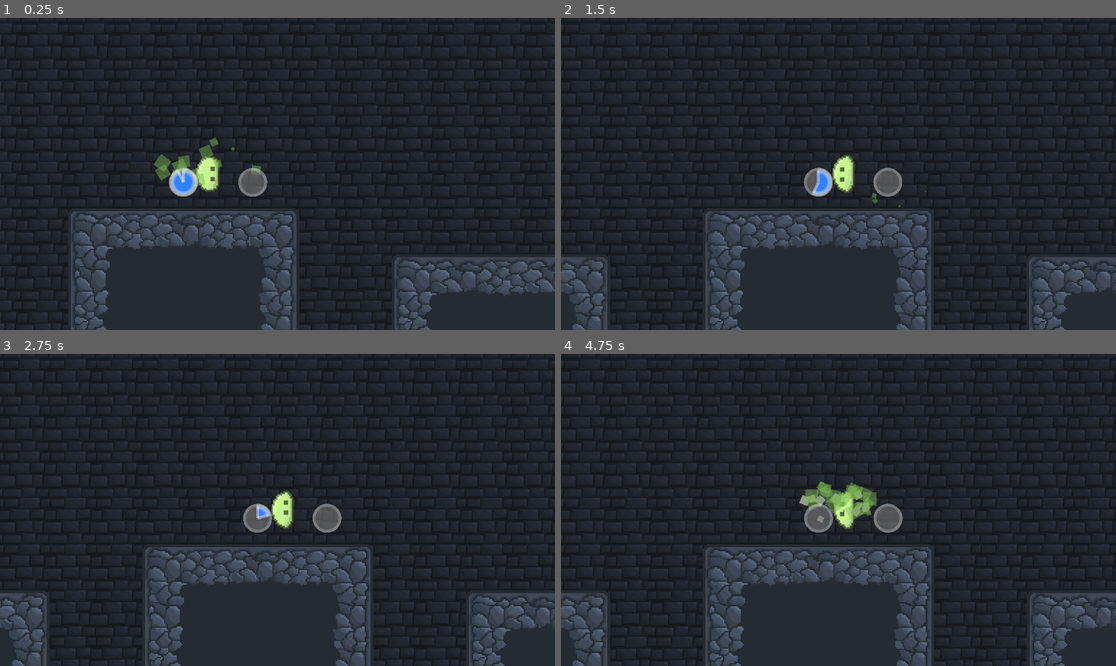
Above: before the commit, frames 1-4 (two rows, left to right).
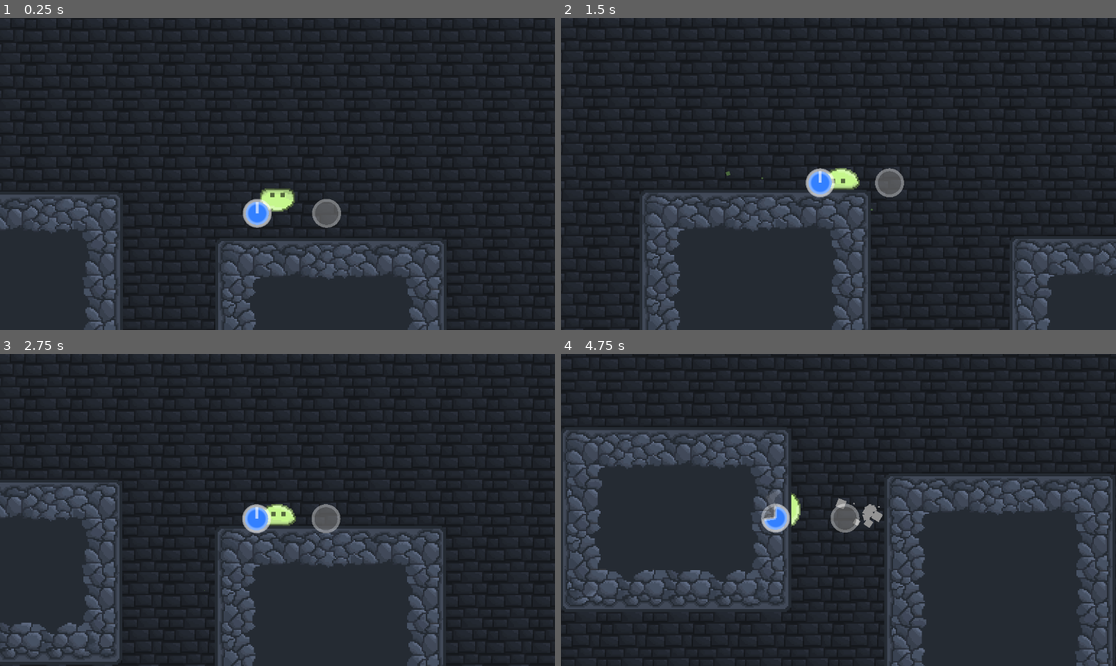
Above: after the commit, the same moments.

Repository: Z0nate/Nzara
Game: Godot game, scene res://Scenes/main.tscn
Same seed, same stepped clock (60 frames per second), same inputs: the game is played once before the commit and once after it.
Inputs (mouse positions are in pixels of both pictures, inside the frame that each line leads up to):
- Up to frame 1 (0.25 s): no input
- Up to frame 2 (1.5 s): tap Enter (ui_accept) at 0.5, 0.77 s; move the mouse to (960, 158) at 0.52 s; move the mouse to (727, 189) at 1.27 s
- Up to frame 3 (2.75 s): tap Enter (ui_accept) at 1.52 s; move the mouse to (333, 441) at 2.02 s
- Up to frame 4 (4.75 s): move the mouse to (810, 572) at 2.77 s; tap Enter (ui_accept) at 3.02, 3.77, 4.52 s; move the mouse to (1005, 556) at 3.52 s; move the mouse to (672, 463) at 4.27 s

The runs differ from the first frame. In frame 1, 17% of the frame differs, in the area x 0-100%, y 0-100%; in frame 2, 16%; in frame 3, 20%; in frame 4, 25%, in the area x 0-100%, y 1-100%.

Commit message:
map bug fix

Diff:
--- a/Scenes/tile_map_layer.tscn
+++ b/Scenes/tile_map_layer.tscn
@@ -267,7 +267,6 @@
 7:0/0 = 0
 7:0/0/physics_layer_0/polygon_0/points = PackedVector2Array(-16, -16, 16, -16, 16, 16, -16, 16)
 8:0/0 = 0
-8:0/0/physics_layer_0/polygon_0/points = PackedVector2Array(-16, -16, 16, -16, 16, 16, -16, 16)
 0:1/0 = 0
 1:1/0 = 0
 1:1/0/physics_layer_0/polygon_0/points = PackedVector2Array(-16, -16, 16, -16, 16, 16, -16, 16)
@@ -352,6 +351,11 @@
 4:12/0 = 0
 7:3/0 = 0
 6:3/0 = 0
+7:7/0 = 0
+7:8/0 = 0
+6:9/0 = 0
+6:10/0 = 0
+6:11/0 = 0
 
 [sub_resource type="TileSet" id="TileSet_tto40"]
 tile_size = Vector2i(32, 32)
